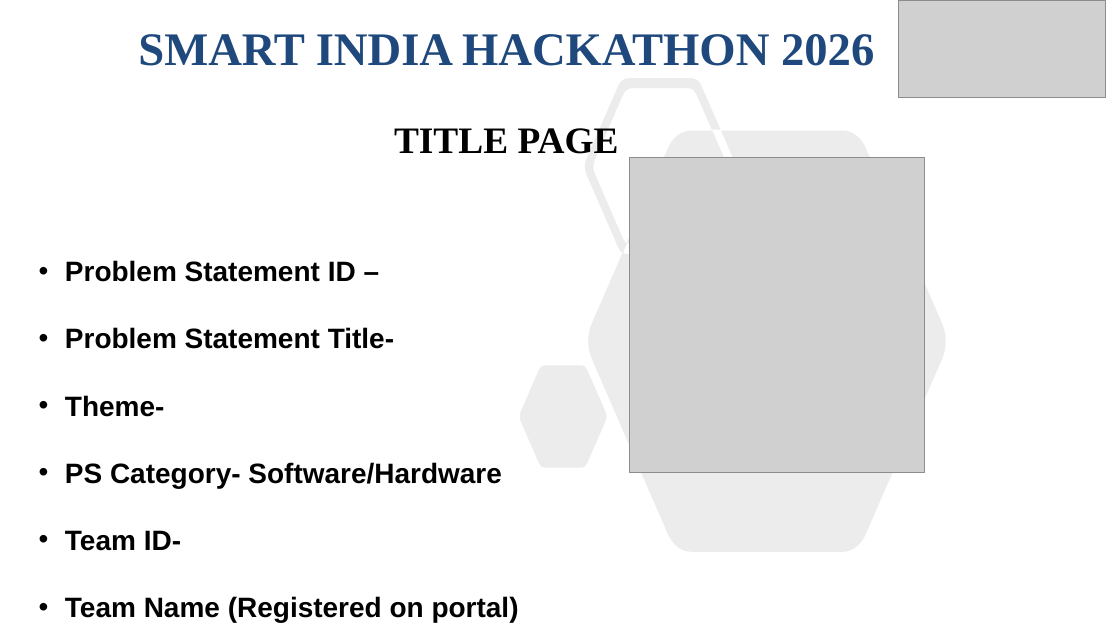
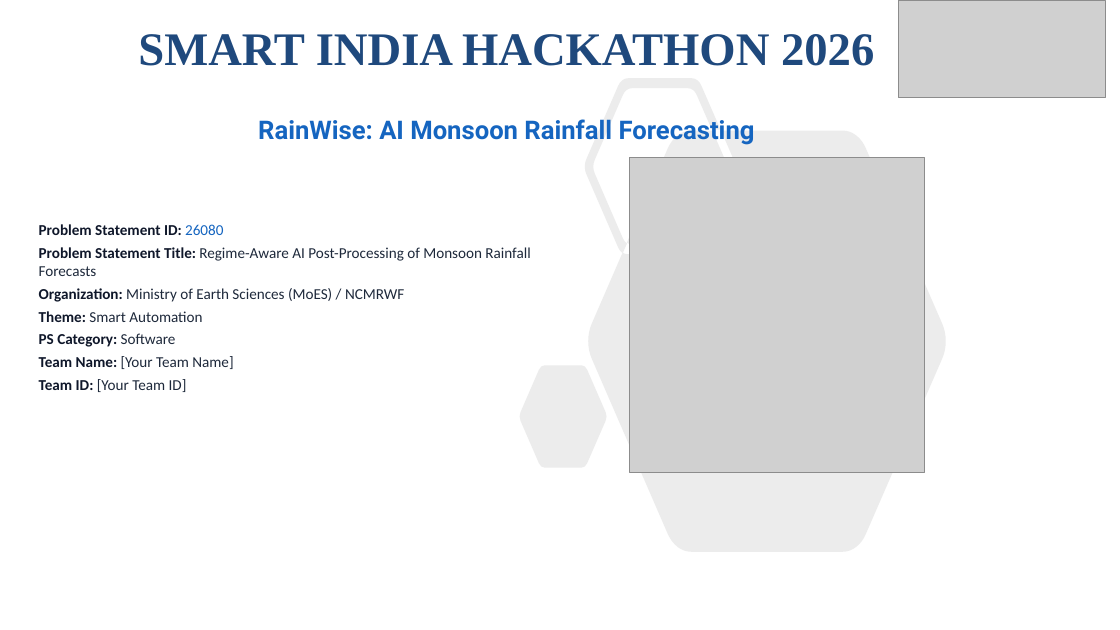
Before and after one commit to lowkeyd3v/rainwise-ps26080, a slide deck: slide 1 of SIH2026-IDEA-Presentation-Format.pptx. Drawn at 1120x630 pixels with LibreOffice and Linux fonts; fonts in the diff are those of the drawing; grey boxes stand for pictures. Boxes give left, top, right and bottom in pixels: in the first picture for what was removed or moved away, otherwise in the second. Text is boxed around its words. In the diff, an @@ line names an element or a change of style, - is before the commit and + after.

```diff
--- a/SIH2026-IDEA-Presentation-Format.pptx
+++ b/SIH2026-IDEA-Presentation-Format.pptx
@@ subtitle at (258, 119, 755, 145): text changed; size 32 to 22 pt; font Times New Roman to Roboto; text colour #000000 to #1565C0 @@
-TITLE PAGE
+RainWise: AI Monsoon Rainfall Forecasting
@@ text at (39, 224, 530, 392): text changed; size 24 to 13 pt; font Arial to Calibri; text colour #000000 to #1E293B; bold off @@
-• Problem Statement ID –
-• Problem Statement Title-
-• Theme-
-• PS Category- Software/Hardware
-• Team ID-
-• Team Name (Registered on portal)
+Problem Statement ID: 26080
+Problem Statement Title: Regime-Aware AI Post-Processing of Monsoon Rainfall Forecasts
+Organization: Ministry of Earth Sciences (MoES) / NCMRWF
+Theme: Smart Automation
+PS Category: Software
+Team Name: [Your Team Name]
+Team ID: [Your Team ID]
```
Also in this commit, not shown: 5 other slides changed, 1 slide removed.
